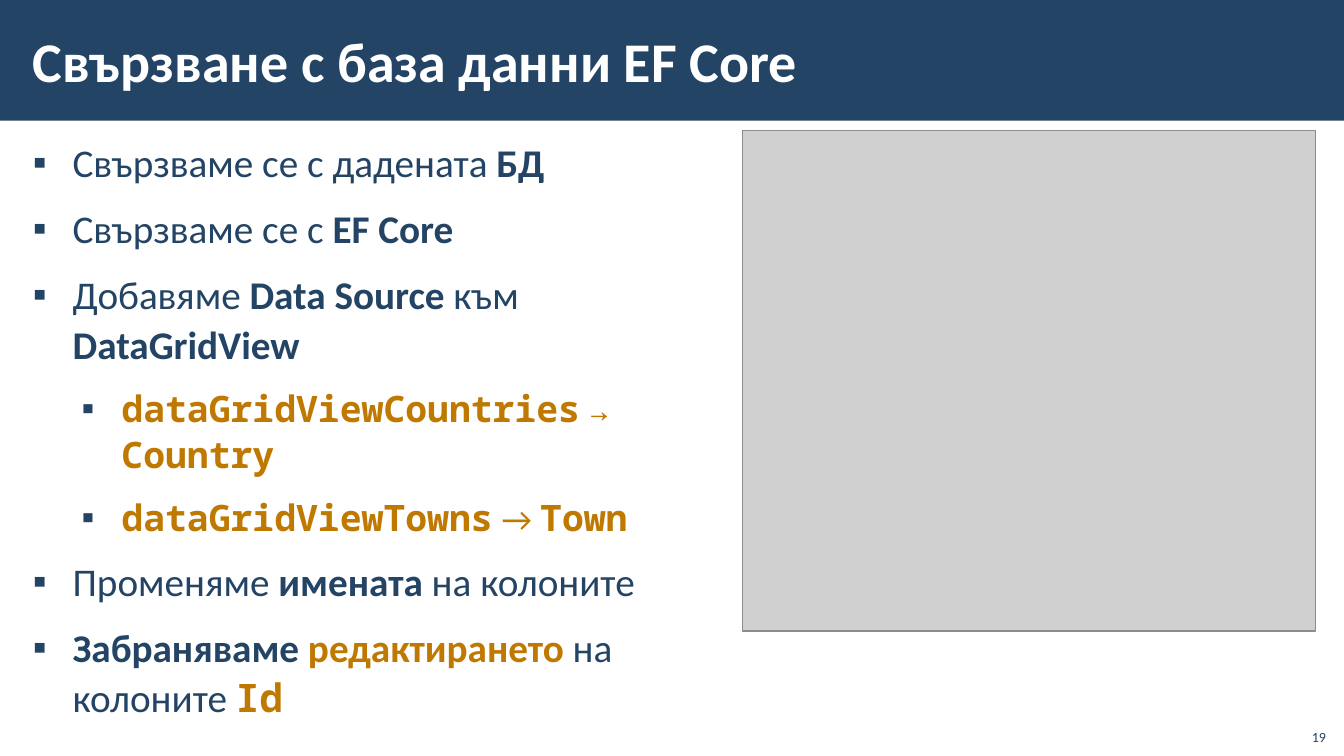
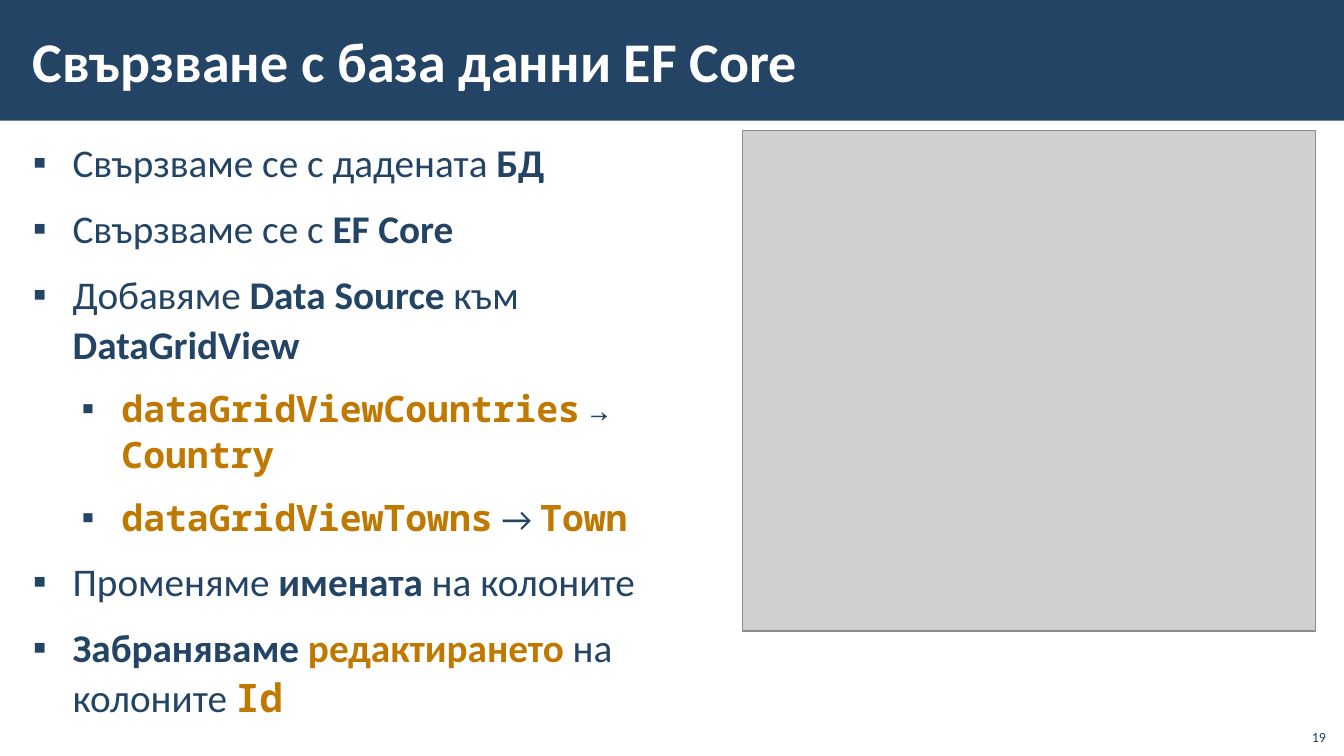
Before and after one commit to BG-IT-Edu/School-Programming, a slide deck: slide 19 of Courses/Software-Sciences/Module-4-Information-Systems-New/08-Navigation-between-Tables/08-Navigation-between-Tables.pptx. Drawn at 1344x756 pixels with LibreOffice and Linux fonts; fonts in the diff are those of the drawing; grey boxes stand for pictures; background and template pictures are left out. Boxes give left, top, right and bottom in pixels: in the first picture for what was removed or moved away, otherwise in the second. Text is boxed around its words. In the diff, an @@ line names an element or a change of style, - is before the commit and + after.

```diff
--- a/Courses/Software-Sciences/Module-4-Information-Systems-New/08-Navigation-between-Tables/08-Navigation-between-Tables.pptx
+++ b/Courses/Software-Sciences/Module-4-Information-Systems-New/08-Navigation-between-Tables/08-Navigation-between-Tables.pptx
@@ text at bbox=[121, 393, 627, 532]: text colour #BF7800 to #234465 in "→", "→" @@
```
Also in this commit, not shown: 2 other slides changed.
